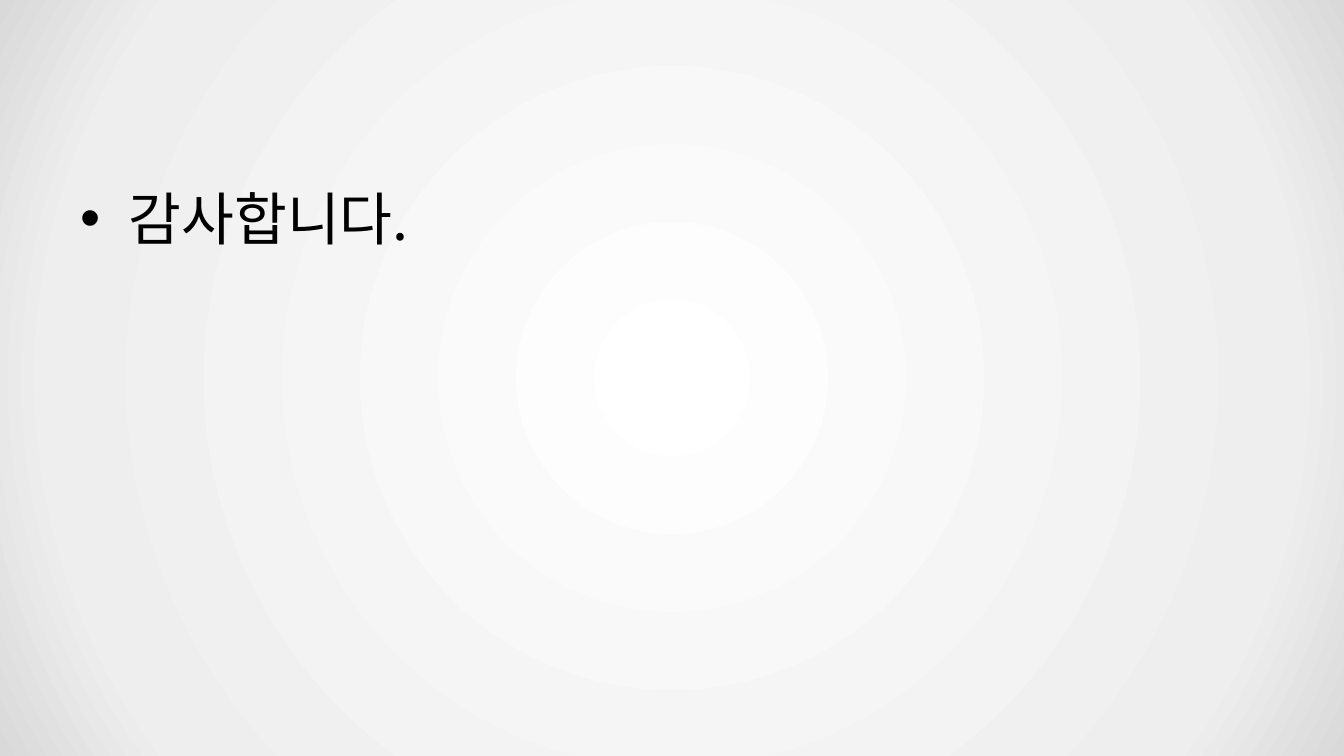
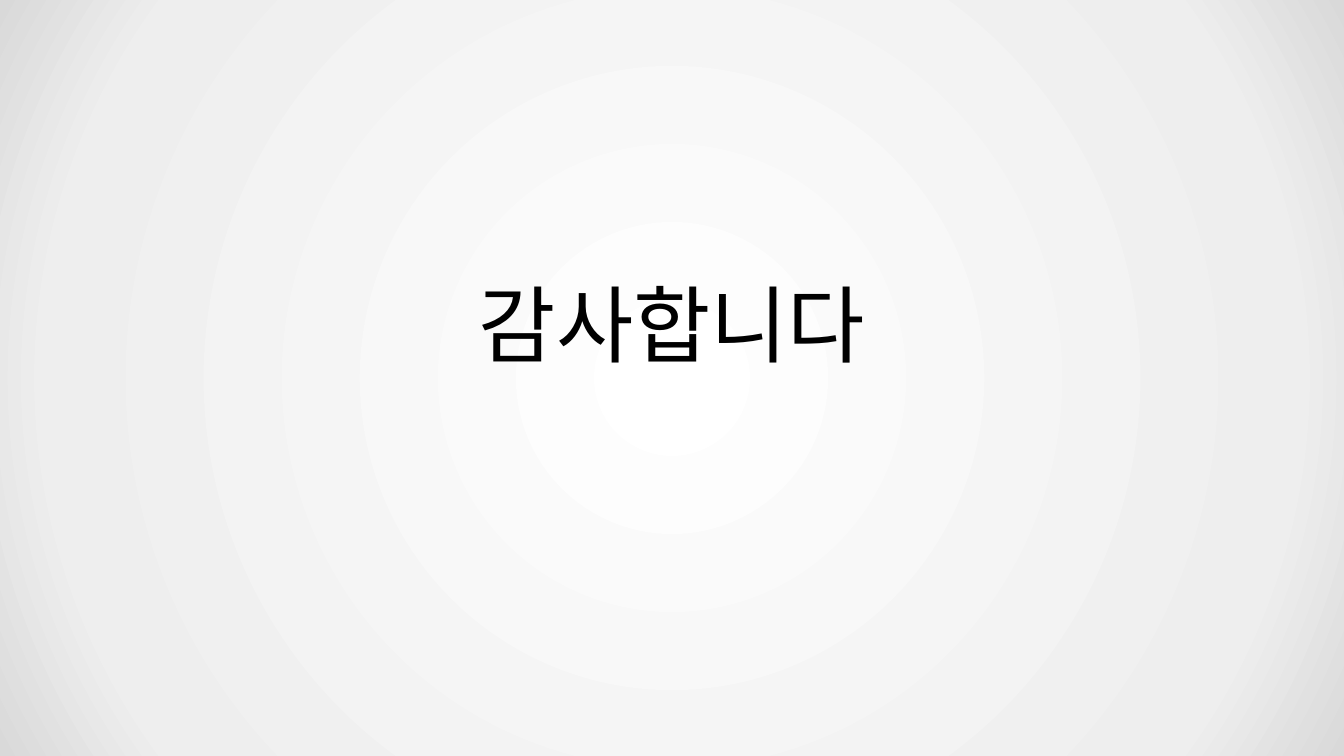
Before and after one commit to chanwooo/DB16_CDY, a slide deck: slide 13 of ShoppingMall_DB_20161104.pptx. Drawn at 1344x756 pixels with LibreOffice and Linux fonts; fonts in the diff are those of the drawing. Boxes give left, top, right and bottom in pixels: in the first picture for what was removed or moved away, otherwise in the second. Text is boxed around its words. In the diff, an @@ line names an element or a change of style, - is before the commit and + after.

Commit message:
프로젝트 중간발표 ppt_2
요구사항 분리
마지막 슬라이드 수정

```diff
--- a/ShoppingMall_DB_20161104.pptx
+++ b/ShoppingMall_DB_20161104.pptx
@@ text at <box>479,286,866,363</box>: text changed; size 41 to 60 pt @@
-• 감사합니다.
+감사합니다
```
